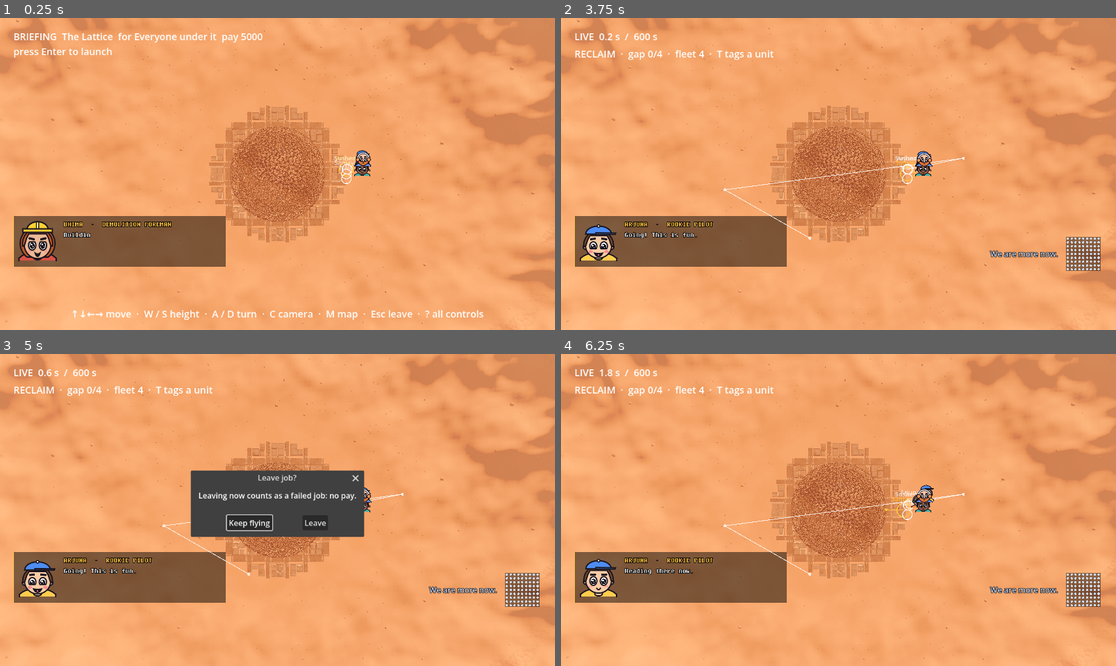
Above: before the commit, frames 1-4 (two rows, left to right).
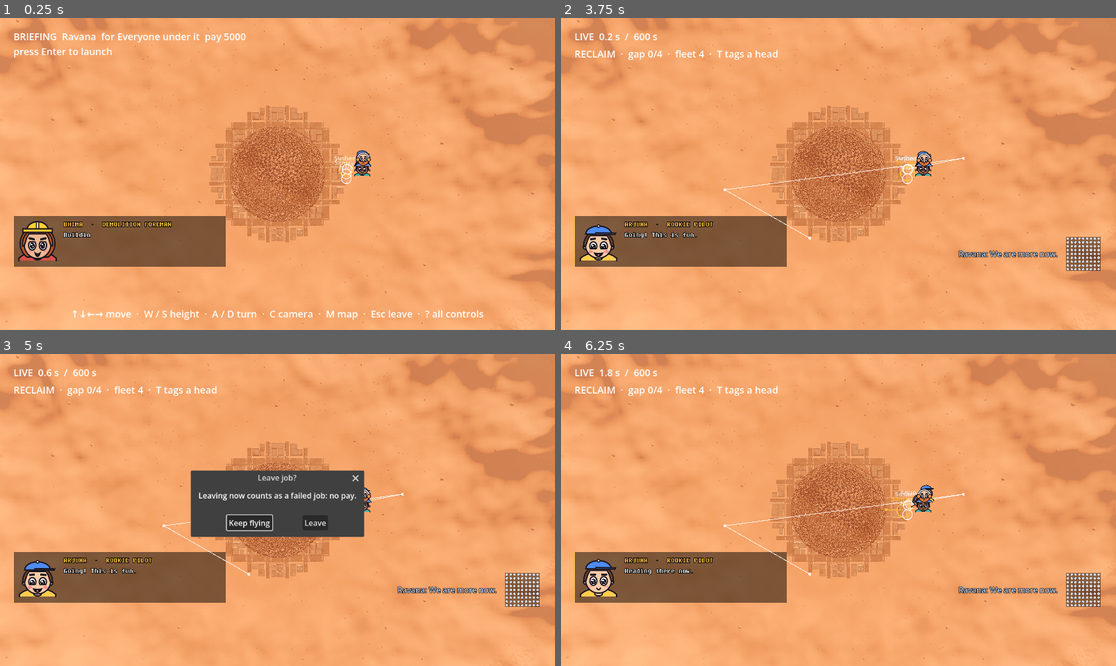
Above: after the commit, the same moments.

Repository: avdrav1/drone-sports
Game: Godot game, scene res://scenes/boss/lattice_job.tscn
Same seed, same stepped clock (60 frames per second), same inputs: the game is played once before the commit and once after it. This scene is started directly instead of the project's main scene.
Inputs (mouse positions are in pixels of both pictures, inside the frame that each line leads up to):
- Up to frame 1 (0.25 s): no input
- Up to frame 2 (3.75 s): tap Enter (ui_accept) at 0.5, 0.77 s; move the mouse to (960, 158) at 0.52 s; hold Right (roll_right) 0.53-1.25 s; hold T (tag_unit) 0.53-1.25 s; click (960, 158) at 0.67 s; drag from (727, 189) to (810, 236) at 1.27 s; move the mouse to (894, 105) at 2.02 s; hold Right (roll_right) 2.03-2.75 s; hold E (cycle_weather) 2.03-2.75 s; tap T (tag_unit) at 2.3 s; drag from (810, 236) to (672, 127) at 2.77 s; move the mouse to (1005, 220) at 3.52 s; hold Left (roll_left) from 3.53 s (still down); hold Tab (next_drone) from 3.53 s (still down)
- Up to frame 3 (5 s): tap Enter (ui_accept) at 3.77 s; tap T (tag_unit) at 3.8 s; tap P (pause) at 4.15 s; release Left (roll_left) at 4.25 s; release Tab (next_drone) at 4.25 s; drag from (111, 463) to (194, 432) at 4.27 s
- Up to frame 4 (6.25 s): click "Keep flying" at 5 s; move the mouse to (866, 510) at 5.77 s; hold Down (pitch_back) from 5.78 s (still down); hold H (start_demolition_job) from 5.78 s (still down); click (866, 510) at 5.92 s; tap T (tag_unit) at 6.05 s

The runs differ from the first frame. In frame 1, 0.5% of the frame differs, in the area x 11-48%, y 4-9%; in frame 2, 0.3%; in frame 3, 0.3%; in frame 4, 0.3%.

Commit message:
Story 25.3: The boss is Ravana
The boss job is titled Ravana, so the job board, the briefing, the flight
HUD and results name it. The objective reads "Ravana is down", the phase HUD
and controls help say "tags a head" instead of "a unit", and the chorus
lines are signed "Ravana:" from the job's title. The help row naming the
boss shows only while the boss is on, so with `enabled` false nothing about
it appears. The fight, its lines and the code's Lattice* names are
unchanged. A test scans every player-facing string for "Lattice".

Co-Authored-By: Claude Opus 5.5 <noreply@anthropic.com>

Diff:
--- a/data/boss/lattice_job.tres
+++ b/data/boss/lattice_job.tres
@@ -6,7 +6,7 @@
 [resource]
 script = ExtResource("1_job")
 id = &"lattice"
-title = "The Lattice"
+title = "Ravana"
 scene = "res://scenes/boss/lattice_job.tscn"
 client = "Everyone under it"
 job_type = &"boss"
--- a/scenes/boss/lattice_job.tscn
+++ b/scenes/boss/lattice_job.tscn
@@ -126,7 +126,7 @@
 [node name="PowerDown" type="Node" parent="JobRunner" node_paths=PackedStringArray("fight")]
 script = ExtResource("26_power")
 fight = NodePath("../../Fight")
-label = "The Lattice is down"
+label = "Ravana is down"
 ends_job = true
 
 [node name="MarloZone" type="Area3D" parent="."]
--- a/scripts/ui/chorus_box.gd
+++ b/scripts/ui/chorus_box.gd
@@ -1,7 +1,8 @@
 class_name ChorusBox
 extends Control
 # The chorus on the HUD: its dot-grid portrait and the line, low on the right.
-# The grid thins as the shell loses units, so the portrait tracks the fight.
+# The grid thins as the shell loses units (Ravana's heads, to the player), so
+# the portrait tracks the fight. Each line is signed with the boss's name.
 
 @export var chorus: Chorus
 ## Seconds a line stays up.
@@ -35,9 +36,19 @@
 	text = line
 	_age = 0.0
 
+## Who is speaking, as the player knows the boss: the job's title, "Ravana"
+## (Story 25.3).
+func speaker() -> String:
+	var runner := chorus.fight.runner if chorus and chorus.fight else null
+	return runner.job.title if runner and runner.job else ""
+
 func _process(delta: float) -> void:
 	_age += delta
-	label.text = text if _age < hold else ""
+	var who := speaker()
+	if _age >= hold:
+		label.text = ""
+	else:
+		label.text = "%s: %s" % [who, text] if who else text
 	var s := get_viewport_rect().size
 	label.position = Vector2(s.x - 560, s.y - 190)
 	label.size = Vector2(440, 64)
--- a/scripts/ui/controls_help.gd
+++ b/scripts/ui/controls_help.gd
@@ -28,7 +28,7 @@
 		[[&"prev_drone"], "Select the previous drone"],
 		[[&"drop_in"], "Drop into the selected drone, or back out"],
 		[[&"send_lap"], "Relay: send the selected drone along its leg"],
-		[[&"tag_unit"], "Lattice: send the selected drone to tag a unit"],
+		[[&"tag_unit"], "Ravana: send the selected drone to tag one of his heads"],
 	]],
 	["JOBS", [
 		[[&"ui_accept"], "Launch from the briefing"],
@@ -101,6 +101,10 @@
 			out.append_array(row[0])
 	return out
 
+## The boss's row names Ravana, so it shows only while the boss is on (rule 9).
+static func boss_row_shows(row: Array) -> bool:
+	return not &"tag_unit" in row[0] or BossGate.listed()
+
 ## One line for a job briefing: the flying keys, camera, map, leaving, and help.
 ## On a pad whose one stick climbs and turns, that stick is named once.
 static func hint_line() -> String:
@@ -127,7 +131,7 @@
 	var column: VBoxContainer
 	for i in GROUPS.size():
 		var g: Array = GROUPS[i]
-		var rows: Array = g[1].filter(func(row): return row[0].all(func(a): return InputPrompt.text(a) != ""))
+		var rows: Array = g[1].filter(func(row): return row[0].all(func(a): return InputPrompt.text(a) != "") and boss_row_shows(row))
 		if i == 0 or i == LEFT_GROUPS:
 			column = VBoxContainer.new()
 			column.add_theme_constant_override("separation", 4)
--- a/scripts/ui/lattice_hud.gd
+++ b/scripts/ui/lattice_hud.gd
@@ -1,6 +1,7 @@
 class_name LatticeHud
 extends Label
-# The Lattice job's phase line: what to do now and the clock that matters.
+# The boss job's phase line: what to do now and the clock that matters. The
+# player reads the boss as Ravana and its units as heads (Story 25.3).
 # Reads the fight; never steers.
 
 @export var fight: LatticeFight
@@ -18,7 +19,7 @@
 		LatticeFight.Phase.RECLAIM:
 			var gap := fight.gap()
 			var done := gap.filter(func(u): return u in fight.reclaimed).size()
-			return "RECLAIM  ·  gap %d/%d  ·  fleet %d  ·  %s tags a unit" % [done, gap.size(), fight.command.drones.size(),
+			return "RECLAIM  ·  gap %d/%d  ·  fleet %d  ·  %s tags a head" % [done, gap.size(), fight.command.drones.size(),
 				InputPrompt.text(&"tag_unit")]
 		LatticeFight.Phase.TRENCH:
 			return "THE TRENCH  ·  closes in %d s  ·  reach the shutter" % ceili(maxf(fight.boss().trench_time - fight.trench_clock, 0.0))
--- a/tests/test_input_prompt.gd
+++ b/tests/test_input_prompt.gd
@@ -195,7 +195,7 @@
 	var ps := hud.lines()
 	InputPrompt.use_keys()
 	s.free()
-	return keys.contains("T tags a unit") and ps.contains("Square tags a unit")
+	return keys.contains("T tags a head") and ps.contains("Square tags a head")
 
 ## Player-facing strings name keys through InputPrompt, never by hand. The key
 ## table in InputPrompt is the one place key names live.
--- /dev/null
+++ b/tests/test_ravana.gd
@@ -0,0 +1,101 @@
+extends RefCounted
+# Story 25.3: the boss is Ravana wherever a player sees it: the job board, the
+# briefing, the HUD (its units are heads), the controls help and its lines. No
+# player-facing string says "Lattice"; the code's Lattice* names stay. Off, the
+# boss shows nowhere, its name included.
+
+const Sim = preload("res://tests/sim.gd")
+const NAMES = preload("res://tests/test_new_names.gd")
+const BOARD := "res://scenes/ui/job_board.tscn"
+const SCENE := "res://scenes/boss/lattice_job.tscn"
+
+func _job() -> Node:
+	var s: Node = load(SCENE).instantiate()
+	var runner: JobRunner = s.get_node("JobRunner")
+	runner.pays_out = false
+	runner.results_scene = null
+	runner.back_scene = ""
+	runner.confirm_risk = false
+	Sim.add(s)
+	var fight: LatticeFight = s.get_node("Fight")
+	for d in fight.defenders:
+		d.free()
+	fight.defenders.clear()
+	return s
+
+func _boss(on: bool) -> void:
+	var b: Boss = (load(BossGate.DATA) as Boss).duplicate()
+	b.enabled = on
+	BossGate.boss = b
+	BossGate.loads.clear()
+
+func _files(dir: String, out: Array[String]) -> Array[String]:
+	for f in DirAccess.get_files_at(dir):
+		if f.get_extension() in NAMES.KINDS:
+			out.append(dir.path_join(f))
+	for d in DirAccess.get_directories_at(dir):
+		_files(dir.path_join(d), out)
+	return out
+
+func test_no_player_string_says_lattice() -> bool:
+	var word := RegEx.create_from_string("(?i)\\blattice\\b")
+	var bad := []
+	for root in NAMES.ROOTS:
+		for path in _files(root, [] as Array[String]):
+			var lines := FileAccess.get_file_as_string(path).split("\n")
+			for i in lines.size():
+				for s in NAMES.player_strings(lines[i], path.get_extension()):
+					# The boss's id, e.g. the music manifest's "lattice" key.
+					if s != "lattice" and word.search(s):
+						bad.append("%s:%d %s" % [path, i + 1, s])
+	if not bad.is_empty():
+		print("        ", bad)
+	return bad.is_empty()
+
+func test_the_board_card_names_ravana() -> bool:
+	_boss(true)
+	var b: JobBoard = load(BOARD).instantiate()
+	Sim.add(b)
+	await Sim.process_frames(1)
+	var card: Control = b.job_rows.get(&"lattice")
+	var titles := card.find_children("*", "Label", true, false).map(func(l): return l.text) if card else []
+	b.free()
+	BossGate.boss = null
+	return BossGate.data().job.title == "Ravana" and "Ravana" in titles
+
+func test_briefing_hud_and_lines_name_ravana() -> bool:
+	var s := _job()
+	await Sim.process_frames(2)
+	var runner: JobRunner = s.get_node("JobRunner")
+	var briefing: String = (s.get_node("HUD/State") as Label).text
+	var fight: LatticeFight = s.get_node("Fight")
+	var hud: LatticeHud = s.get_node("HUD/Phase")
+	fight.phase = LatticeFight.Phase.RECLAIM
+	var reclaim := hud.lines()
+	var chorus: Chorus = s.get_node("Chorus")
+	var box: ChorusBox = s.get_node("HUD/ChorusBox")
+	var line := chorus.say(&"strike")
+	await Sim.process_frames(1)
+	var said := box.label.text
+	var objectives := runner.objectives().map(func(o): return o.label)
+	var briefed := runner.state == JobRunner.State.BRIEFING
+	s.queue_free()
+	await Sim.process_frames(1)
+	return briefed and briefing.contains("Ravana") \
+		and reclaim.contains("tags a head") and not reclaim.contains("unit") \
+		and line != "" and said == "Ravana: " + line and "Ravana is down" in objectives
+
+func test_help_names_ravana_only_while_the_boss_is_on() -> bool:
+	var rows := func() -> Array:
+		var help := ControlsHelp.new()
+		Sim.add(help)
+		var texts := help.find_children("*", "Label", true, false).map(func(l): return l.text) \
+			.filter(func(t): return t.contains("Ravana"))
+		help.free()
+		return texts
+	_boss(false)
+	var off: Array = rows.call()
+	_boss(true)
+	var on: Array = rows.call()
+	BossGate.boss = null
+	return off.is_empty() and on == ["Ravana: send the selected drone to tag one of his heads"]
Not shown, added: tests/test_ravana.gd.uid
Not shown, changed: docs/BACKLOG.md
